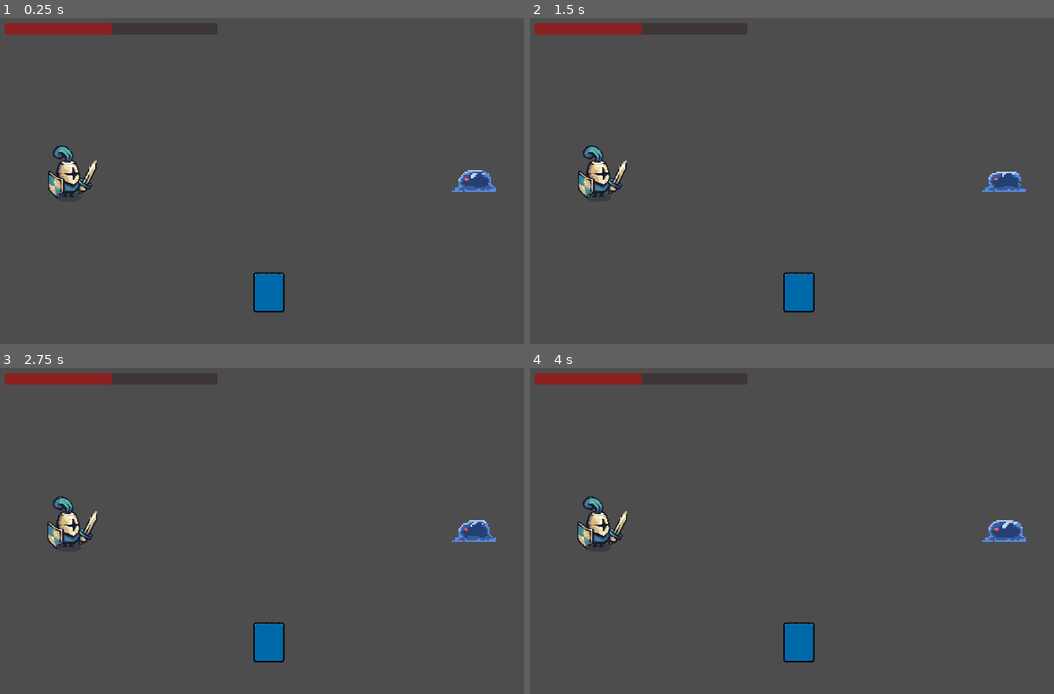
Above: before the commit, frames 1-4 (two rows, left to right).
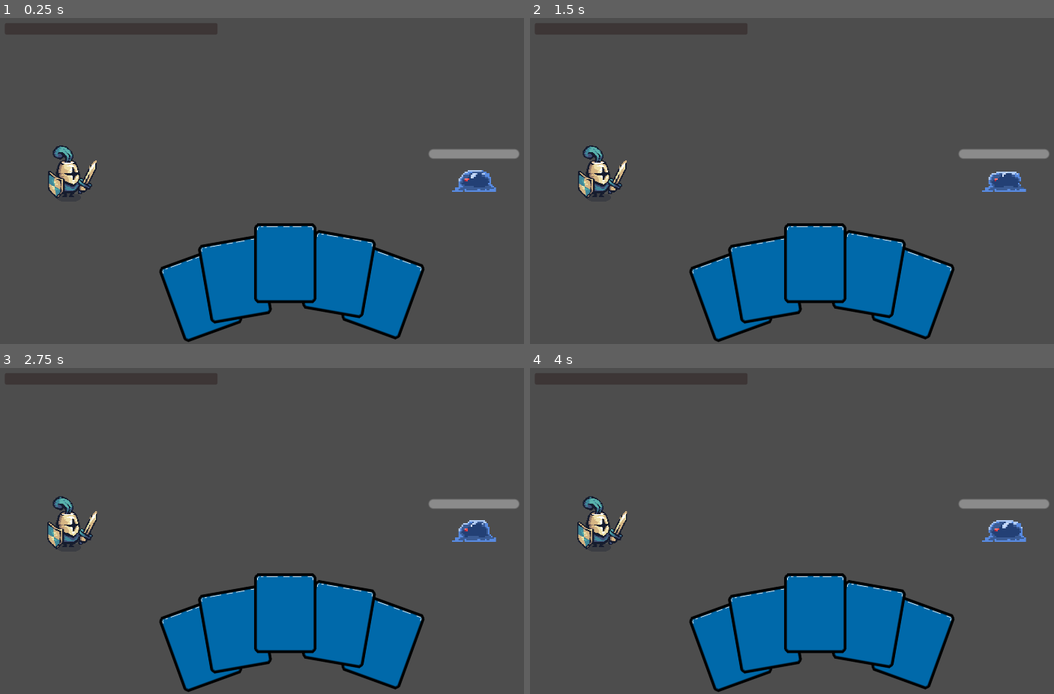
Above: after the commit, the same moments.

Repository: Simen732/RougeLike
Game: Godot game, scene res://Scenes/Main.tscn
The game is run twice, just before and just after one commit, with the same random seed, the same clock (stepped at 60 frames per second) and the same inputs.
Inputs (mouse positions are in pixels of both pictures, inside the frame that each line leads up to):
- Up to frame 1 (0.25 s): no input
- Up to frame 2 (1.5 s): move the mouse to (949, 158) at 0.52 s; click (949, 158) at 0.67 s; tap Enter at 1.25 s; drag from (697, 194) to (786, 242) at 1.27 s
- Up to frame 3 (2.75 s): move the mouse to (345, 452) at 2.02 s; click (345, 452) at 2.17 s
- Up to frame 4 (4 s): drag from (786, 592) to (634, 475) at 2.77 s; move the mouse to (996, 576) at 3.52 s; click (996, 576) at 3.67 s

The runs differ from the first frame. In frame 1, 13% of the frame differs, in the area x 0-100%, y 1-100%; in frame 2, 13%; in frame 3, 13%; in frame 4, 13%.

Commit message:
Made a very basic enemy and startet working on the first card

Diff:
--- /dev/null
+++ b/Scenes/DamagCard.tscn
@@ -0,0 +1,11 @@
+[gd_scene load_steps=3 format=3 uid="uid://cw3ijdoqbcmjd"]
+
+[ext_resource type="Texture2D" uid="uid://c7kqbo1mekn4m" path="res://assets/pixelCardAssest.png" id="1_a7dgd"]
+[ext_resource type="Script" path="res://Scripts/DamagCard.gd" id="2_hr30p"]
+
+[node name="Sprite2D" type="Sprite2D"]
+scale = Vector2(2, 2)
+texture = ExtResource("1_a7dgd")
+region_enabled = true
+region_rect = Rect2(5.80005, 2.10004, 111.1, 133.1)
+script = ExtResource("2_hr30p")
--- a/Scenes/Main.tscn
+++ b/Scenes/Main.tscn
@@ -2,8 +2,8 @@
 
 [ext_resource type="PackedScene" uid="uid://ddbrbidvr5k5l" path="res://Scenes/Player.tscn" id="1_e5luo"]
 [ext_resource type="Script" path="res://Scripts/Main.gd" id="1_rnrt4"]
-[ext_resource type="PackedScene" uid="uid://drmbvludsk8e5" path="res://Scenes/card.tscn" id="2_yts7k"]
 [ext_resource type="PackedScene" uid="uid://b657xt8fhg4ou" path="res://Scenes/Slime.tscn" id="3_0wjrk"]
+[ext_resource type="PackedScene" uid="uid://cw3ijdoqbcmjd" path="res://Scenes/DamagCard.tscn" id="5_3skpt"]
 
 [node name="Node2D" type="Node2D"]
 script = ExtResource("1_rnrt4")
@@ -20,8 +20,27 @@
 offset_bottom = -481.0
 show_percentage = false
 
-[node name="Card" parent="." instance=ExtResource("2_yts7k")]
-position = Vector2(905, 915)
+[node name="Slime" parent="." instance=ExtResource("3_0wjrk")]
+position = Vector2(1565, 535)
 
-[node name="AnimatedSprite2D" parent="." instance=ExtResource("3_0wjrk")]
-position = Vector2(1565, 535)
+[node name="DamageCard" parent="." instance=ExtResource("5_3skpt")]
+position = Vector2(1267.79, 914)
+rotation = 0.349066
+
+[node name="DamageCard2" parent="." instance=ExtResource("5_3skpt")]
+position = Vector2(684.795, 926)
+rotation = -0.349066
+
+[node name="DamageCard3" parent="." instance=ExtResource("5_3skpt")]
+position = Vector2(1126.79, 856)
+rotation = 0.174533
+
+[node name="Sprite2D3" parent="." instance=ExtResource("5_3skpt")]
+position = Vector2(793.794, 875)
+rotation = -0.174533
+
+[node name="Sprite2D4" parent="." instance=ExtResource("5_3skpt")]
+position = Vector2(954.794, 822)
+
+[connection signal="card_activated" from="DamageCard" to="Slime" method="_on_damage_card_card_activated"]
+[connection signal="card_activated" from="DamageCard2" to="Slime" method="_on_damage_card_2_card_activated"]
--- a/Scenes/Slime.tscn
+++ b/Scenes/Slime.tscn
@@ -1,6 +1,7 @@
-[gd_scene load_steps=7 format=3 uid="uid://b657xt8fhg4ou"]
+[gd_scene load_steps=8 format=3 uid="uid://b657xt8fhg4ou"]
 
 [ext_resource type="Texture2D" uid="uid://dio7h5r2kr753" path="res://animations/slime-Sheet.png" id="1_ivnvk"]
+[ext_resource type="Script" path="res://Slime.gd" id="2_4vwld"]
 
 [sub_resource type="AtlasTexture" id="AtlasTexture_mytm1"]
 atlas = ExtResource("1_ivnvk")
@@ -45,3 +46,11 @@
 sprite_frames = SubResource("SpriteFrames_5jp54")
 autoplay = "default"
 frame_progress = 0.410594
+script = ExtResource("2_4vwld")
+
+[node name="ProgressBar" type="ProgressBar" parent="."]
+offset_left = -28.6
+offset_top = -16.0
+offset_right = 29.4
+offset_bottom = -10.0
+show_percentage = false
--- a/Scenes/card.tscn
+++ b/Scenes/card.tscn
@@ -4,6 +4,7 @@
 [ext_resource type="Script" path="res://Scripts/CardBase.gd" id="2_inqii"]
 
 [node name="Sprite2D" type="Sprite2D"]
+scale = Vector2(2, 2)
 texture = ExtResource("1_3ayid")
 region_enabled = true
 region_rect = Rect2(5.80005, 2.10004, 111.1, 133.1)
--- a/Scripts/CardBase.gd
+++ b/Scripts/CardBase.gd
@@ -1,9 +1,12 @@
 # CardBase.gd
 extends Sprite2D  # Set to Sprite2D for compatibility with your setup
 
-@export var activation_threshold := 100  # How far to drag to activate
+@export var activation_threshold := 300  # How far to drag to activate
 var is_dragging := false
 var initial_position := Vector2.ZERO
+
+signal card_activated(damage_amount: int)
+
 
 func _ready():
 	initial_position = position
@@ -13,7 +16,7 @@
 	if event is InputEventMouseButton and event.button_index == MOUSE_BUTTON_LEFT:
 		if event.pressed:
 			# Check if the mouse is over the sprite
-			if get_global_mouse_position().distance_to(global_position) < get_card_size().x / 2:
+			if get_global_mouse_position().distance_to(global_position) < get_card_size().x / 8:
 				# Start dragging when clicking on the card
 				is_dragging = true
 
@@ -34,10 +37,10 @@
 		if position.y <= initial_position.y - activation_threshold:
 			activate_card()
 
-# Virtual function to allow child classes to implement specific activation logic
+## Virtual function to allow child classes to implement specific activation logic
 func activate_card():
 	print("Card activated!")  # Default behavior; can be overridden in derived classes
-	reset_position()
+
 
 func reset_position():
 	position = initial_position
--- /dev/null
+++ b/Scripts/DamagCard.gd
@@ -0,0 +1,10 @@
+# DamageCard.gd
+extends "res://Scripts/CardBase.gd"  # Replace with the actual path to BaseCard.gd
+
+@export var damage_amount := 10  # Damage specific to this card ty
+
+func activate_card():
+	# Emit the signal with the damage amount
+	emit_signal("card_activated", damage_amount)
+	print("Damage Card activated! Dealing ", damage_amount, " damage.")
+	reset_position()
--- a/Scripts/Main.gd
+++ b/Scripts/Main.gd
@@ -4,8 +4,7 @@
 
 # Called when the node enters the scene tree for the first time.
 func _ready():
-	progress_bar.value = 50
-
+	pass
 
 # Called every frame. 'delta' is the elapsed time since the previous frame.
 func _process(delta):
--- /dev/null
+++ b/Slime.gd
@@ -0,0 +1,23 @@
+extends AnimatedSprite2D
+@onready var progress_bar = $ProgressBar
+
+
+# Called when the node enters the scene tree for the first time.
+func _ready():
+	progress_bar.value = 100 # Replace with function body.
+
+
+# Called every frame. 'delta' is the elapsed time since the previous frame.
+func _process(delta):
+	pass
+
+
+
+func _on_damage_card_card_activated(damage_amount):
+	progress_bar.value -= damage_amount
+	print("hdhsahdadsa")
+
+
+func _on_damage_card_2_card_activated(damage_amount):
+	progress_bar.value -= damage_amount
+	print("hdhsahdadsa")
